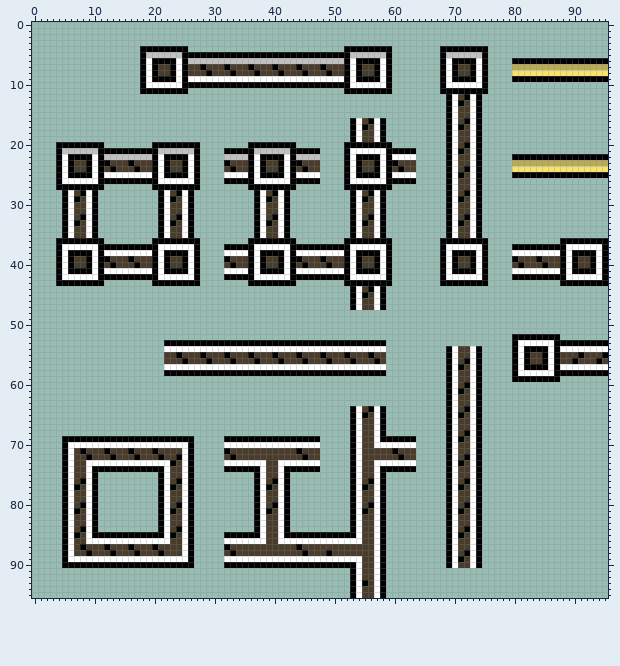
Two states of a pixel-art file, Assets/Sprites/Tilemap/Wall.aseprite. The first picture shows the starting point.
96x96 pixels, 1 frame.
And afterwards:
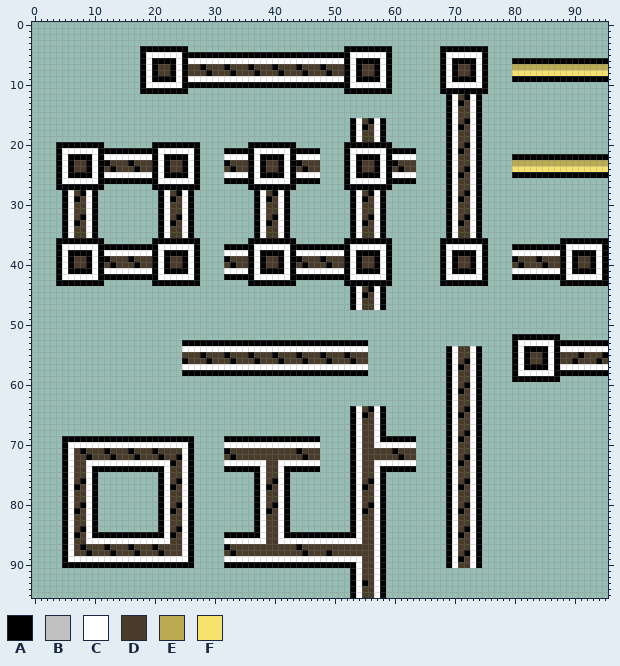
Palette (. is transparent): A #000000  B #c1c1c1  C #ffffff  D #493c2b  E #bbac51  F #f7e26b
The edit:
--- layers "Layer 2", "Layer 1"
@@ x 17..76 @@
  4 .AAAAAAAA..........................AAAAAAAA........AAAAAAAA.
- 5 .ABBBBBBAAAAAAAAAAAAAAAAAAAAAAAAAAAABBBBBBA........ABBBBBBA.
- 6 .ACAAAACABBBBBBBBBBBBBBBBBBBBBBBBBBACAAAACA........ACAAAACA.
+ 5 .ACCCCCCAAAAAAAAAAAAAAAAAAAAAAAAAAAACCCCCCA........ACCCCCCA.
+ 6 .ACAAAACACCCCCCCCCCCCCCCCCCCCCCCCCCACAAAACA........ACAAAACA.
  7 .ACADDACADDADDDADDDADDDADDDADDDADDDACADDACA........ACADDACA.
@@ x 3..49 @@
 20 .AAAAAAAA........AAAAAAAA........AAAAAAAA......
-21 .ABBBBBBAAAAAAAAAABBBBBBA....AAAAABBBBBBAAAAA..
-22 .ACAAAACABBBBBBBBACAAAACA....BBBBACAAAACABBBB..
+21 .ACCCCCCAAAAAAAAAACCCCCCA....AAAAACCCCCCAAAAA..
+22 .ACAAAACACCCCCCCCACAAAACA....CCCCACAAAACACCCC..
 23 .ACADDACAADDDADDDACADDACA....ADDDACADDACAADDD..
@@ x 20..60 @@
 52 .........................................
-53 ..AAAAAAAAAAAAAAAAAAAAAAAAAAAAAAAAAAAAA..
-54 ..CCCCCCCCCCCCCCCCCCCCCCCCCCCCCCCCCCCCC..
-55 ..DDADDDADDDADDDADDDADDDADDDADDDADDDADD..
-56 ..DDDADDDADDDADDDADDDADDDADDDADDDADDDAD..
-57 ..CCCCCCCCCCCCCCCCCCCCCCCCCCCCCCCCCCCCC..
-58 ..AAAAAAAAAAAAAAAAAAAAAAAAAAAAAAAAAAAAA..
+53 .....AAAAAAAAAAAAAAAAAAAAAAAAAAAAAAA.....
+54 .....CCCCCCCCCCCCCCCCCCCCCCCCCCCCCCC.....
+55 .....DDDADDDADDDADDDADDDADDDADDDADDD.....
+56 .....ADDDADDDADDDADDDADDDADDDADDDADD.....
+57 .....CCCCCCCCCCCCCCCCCCCCCCCCCCCCCCC.....
+58 .....AAAAAAAAAAAAAAAAAAAAAAAAAAAAAAA.....
 59 .........................................
